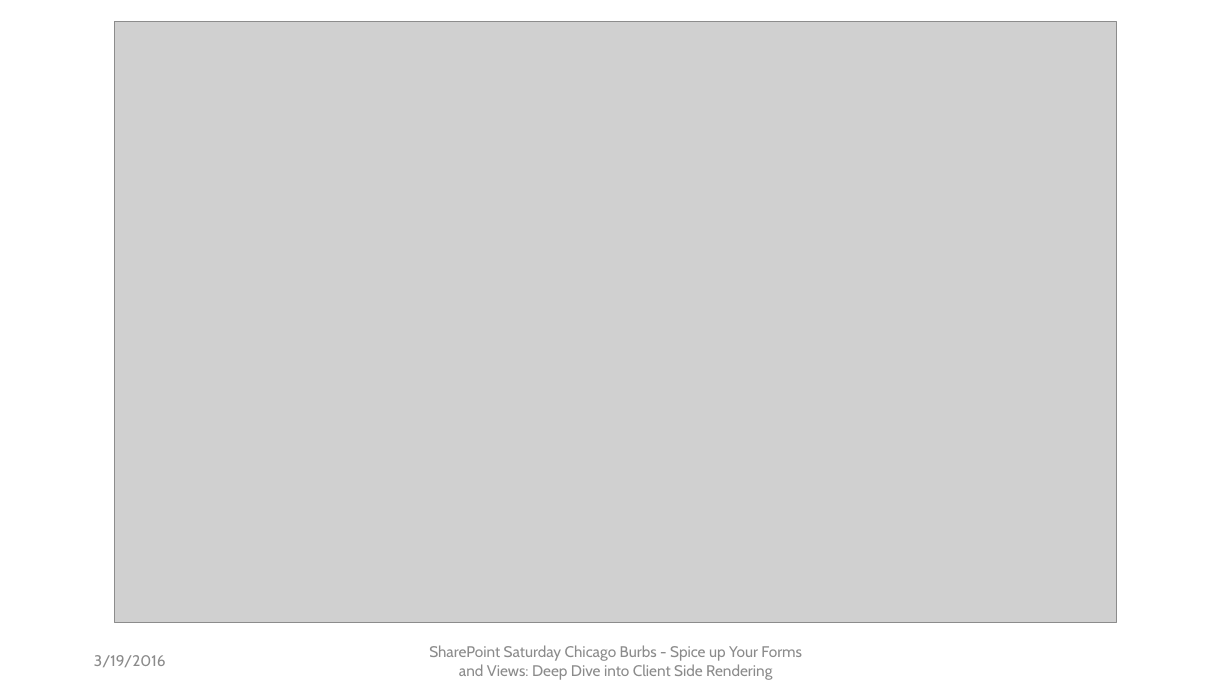
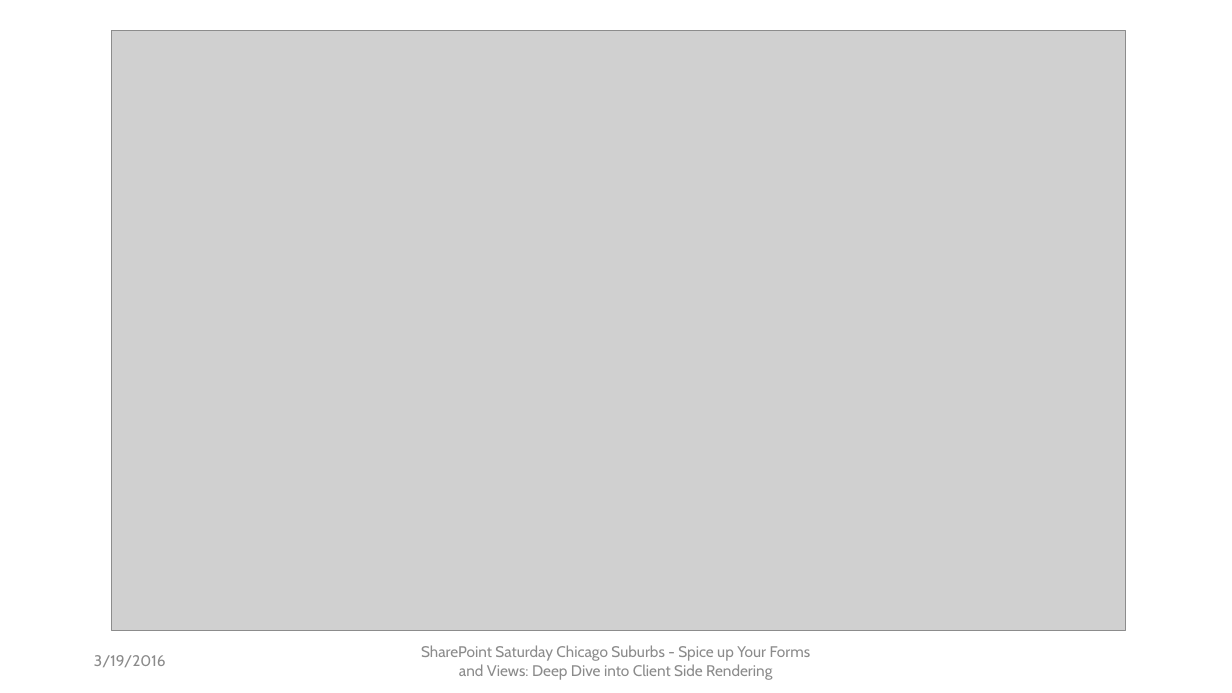
Before and after one commit to mcsheaj/CSRDemos, a slide deck: slide 10 of SPSChicagoBurbs.pptx. Drawn at 1232x693 pixels with LibreOffice and Linux fonts; fonts in the diff are those of the drawing; grey boxes stand for pictures; background and template pictures are left out. Boxes give left, top, right and bottom in pixels: in the first picture for what was removed or moved away, otherwise in the second. Text is boxed around its words. In the diff, an @@ line names an element or a change of style, - is before the commit and + after.

```diff
--- a/SPSChicagoBurbs.pptx
+++ b/SPSChicagoBurbs.pptx
@@ picture resized from (x1=114, y1=22, x2=1116, y2=623) to (x1=111, y1=30, x2=1126, y2=630) @@
@@ text at (x1=421, y1=645, x2=811, y2=680): text changed @@
-SharePoint Saturday Chicago Burbs - Spice up Your Forms and Views: Deep Dive into Client Side Rendering
+SharePoint Saturday Chicago Suburbs - Spice up Your Forms and Views: Deep Dive into Client Side Rendering
```
Also in this commit, not shown: 23 other slides changed, 1 slide added, 1 other file.
